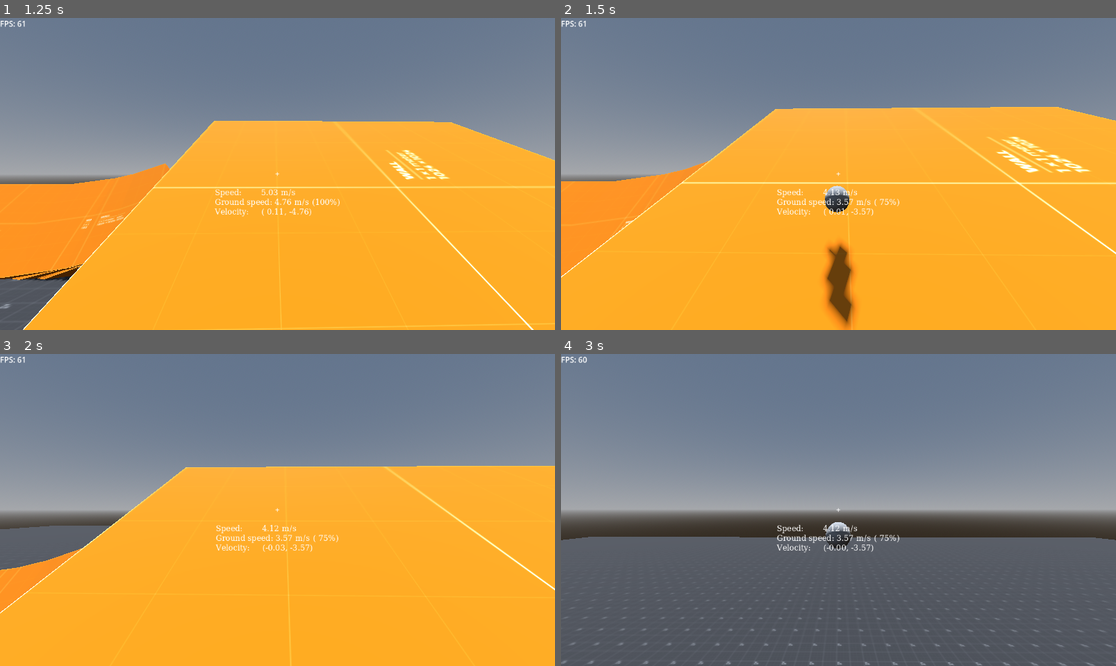
Above: before the commit, frames 1-4 (two rows, left to right).
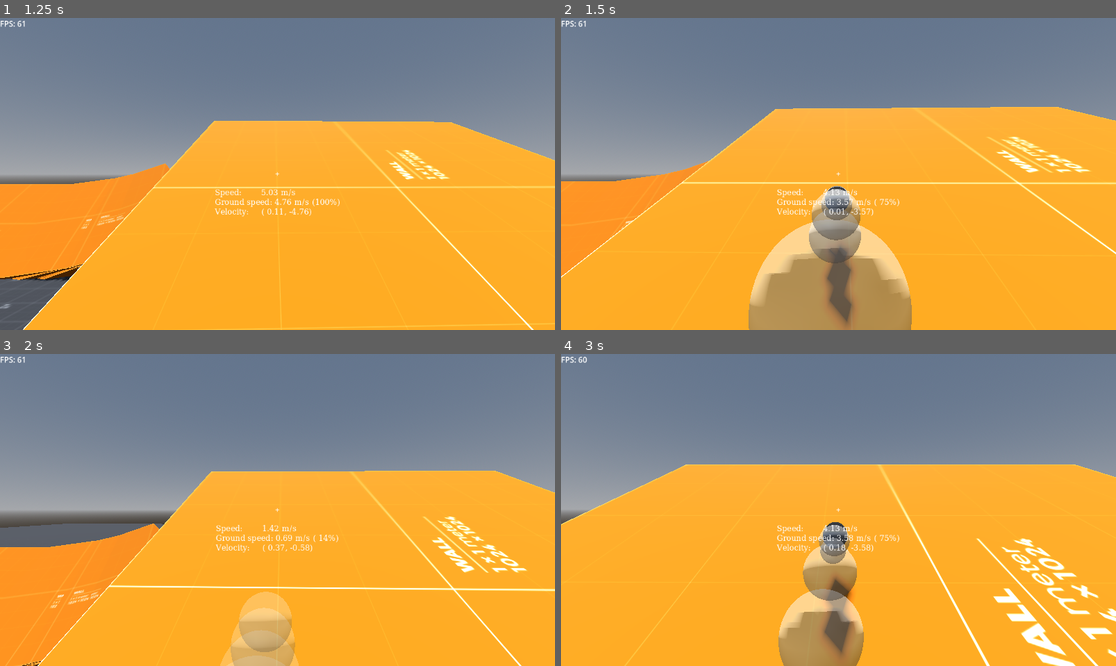
Above: after the commit, the same moments.

Repository: ericljiang/godot-testing
Game: Godot game, scene res://scene.tscn
The game is run twice, just before and just after one commit, with the same random seed, the same clock (stepped at 60 frames per second) and the same inputs.
Inputs (mouse positions are in pixels of both pictures, inside the frame that each line leads up to):
- Up to frame 1 (1.25 s): tap Enter at 0.5 s; move the mouse to (305, 174) at 0.52 s; hold W (move_forward) from 0.53 s (still down); tap Ctrl (crouch) at 0.6 s; tap Space (jump) at 0.77 s
- Up to frame 2 (1.5 s): keep holding W (move_forward); move the mouse to (810, 174) at 1.27 s; click (810, 174) at 1.35 s
- Up to frame 3 (2 s): keep holding W (move_forward); tap Space (jump) at 1.52 s
- Up to frame 4 (3 s): keep holding W (move_forward); move the mouse to (849, 503) at 2.02 s; tap Ctrl (crouch) at 2.1 s; move the mouse to (832, 516) at 2.77 s; click (832, 516) at 2.85 s

Frame 1 is identical in both runs. In frame 2, 9.2% of the frame differs, in the area x 33-64%, y 53-100%; in frame 3, 12%; in frame 4, 62%, in the area x 0-100%, y 35-100%.

Commit message:
Add rocket smoke trail

Diff:
--- a/rocket.gd
+++ b/rocket.gd
@@ -4,15 +4,19 @@
 const KNOCKBACK = 5
 
 @export var splash_area: Area3D
+@export var particle_system: GPUParticles3D
+@export var mesh: MeshInstance3D
 
 func _ready() -> void:
 	assert(splash_area != null)
+	assert(particle_system != null)
+	assert(mesh != null)
 	self.velocity = self.basis * Vector3.FORWARD * ROCKET_SPEED
 
 func _physics_process(delta: float) -> void:
 	var collision := move_and_collide(velocity * delta)
 	if collision:
-		queue_free()
+		delete_rocket()
 		for body in splash_area.get_overlapping_bodies():
 			if (body is Player):
 				var player: Player = body
@@ -37,4 +41,10 @@
 	elif self.global_position.distance_to(Vector3.ZERO) > 100:
 		# Delete rocket if it gets too far away (prevent rockets fired into the
 		# air from going forever)
-		queue_free()
+		delete_rocket()
+
+func delete_rocket() -> void:
+	mesh.hide()
+	particle_system.amount_ratio = 0
+	await get_tree().create_timer(particle_system.lifetime).timeout
+	queue_free()
--- a/rocket.tscn
+++ b/rocket.tscn
@@ -2,16 +2,49 @@
 
 [ext_resource type="Script" uid="uid://cp0hly3y356b" path="res://rocket.gd" id="1_fj03e"]
 
+[sub_resource type="StandardMaterial3D" id="StandardMaterial3D_5gt1y"]
+albedo_color = Color(0.06303825, 0.06303826, 0.06303825, 1)
+
 [sub_resource type="CapsuleMesh" id="CapsuleMesh_ww0uh"]
+material = SubResource("StandardMaterial3D_5gt1y")
 
 [sub_resource type="CapsuleShape3D" id="CapsuleShape3D_fj03e"]
 
 [sub_resource type="SphereShape3D" id="SphereShape3D_fj03e"]
 
-[node name="Rocket" type="CharacterBody3D" unique_id=55916072 node_paths=PackedStringArray("splash_area")]
+[sub_resource type="Curve" id="Curve_fj03e"]
+_data = [Vector2(0, 0.49569833), 0.0, 0.0, 0, 0, Vector2(1, 0), 0.0, 0.0, 0, 0]
+point_count = 2
+
+[sub_resource type="CurveTexture" id="CurveTexture_5gt1y"]
+curve = SubResource("Curve_fj03e")
+
+[sub_resource type="Curve" id="Curve_5gt1y"]
+_data = [Vector2(0, 0.25574845), 0.0, 0.0, 0, 0, Vector2(1, 1), 0.0, 0.0, 0, 0]
+point_count = 2
+
+[sub_resource type="CurveTexture" id="CurveTexture_r2l15"]
+curve = SubResource("Curve_5gt1y")
+
+[sub_resource type="ParticleProcessMaterial" id="ParticleProcessMaterial_fj03e"]
+gravity = Vector3(0, 0, 0)
+scale_min = 0.5
+scale_curve = SubResource("CurveTexture_r2l15")
+alpha_curve = SubResource("CurveTexture_5gt1y")
+
+[sub_resource type="StandardMaterial3D" id="StandardMaterial3D_fj03e"]
+transparency = 1
+vertex_color_use_as_albedo = true
+
+[sub_resource type="SphereMesh" id="SphereMesh_5gt1y"]
+material = SubResource("StandardMaterial3D_fj03e")
+
+[node name="Rocket" type="CharacterBody3D" unique_id=55916072 node_paths=PackedStringArray("splash_area", "particle_system", "mesh")]
 collision_layer = 2
 script = ExtResource("1_fj03e")
 splash_area = NodePath("Area3D")
+particle_system = NodePath("GPUParticles3D")
+mesh = NodePath("MeshInstance3D")
 
 [node name="MeshInstance3D" type="MeshInstance3D" parent="." unique_id=1893656798]
 transform = Transform3D(0.2, 0, 0, 0, -8.742278e-09, 0.2, 0, -0.2, -8.742278e-09, 0, 0, 0)
@@ -26,3 +59,9 @@
 
 [node name="CollisionShape3D" type="CollisionShape3D" parent="Area3D" unique_id=32274773]
 shape = SubResource("SphereShape3D_fj03e")
+
+[node name="GPUParticles3D" type="GPUParticles3D" parent="." unique_id=196088752]
+amount = 64
+fixed_fps = 120
+process_material = SubResource("ParticleProcessMaterial_fj03e")
+draw_pass_1 = SubResource("SphereMesh_5gt1y")
